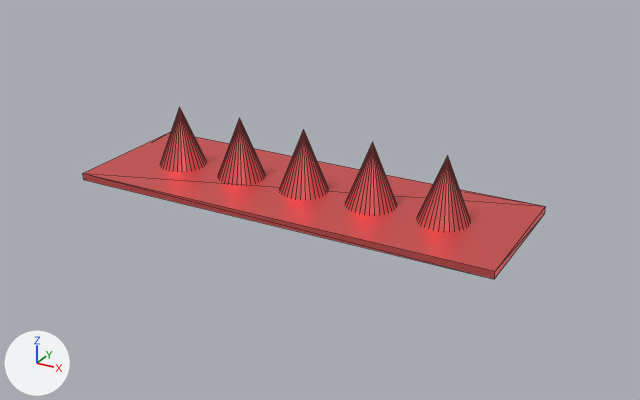
Before and after pictures for a commit that changed the glTF model godot_demo/2/models/spike_trap.glb.
One viewpoint serves both versions: a 50 mm camera at (5.48, -9.53, 4.76) aimed at (0.29, -0.09, 0.04). Arrows for +X, +Y and +Z are at lower left; the lights stay in place. The older version comes first. Mesh edges are drawn as thin lines. Where no turn or scale is listed for an object, it has been applied to the vertices. Vertices at exactly the same position are counted once.
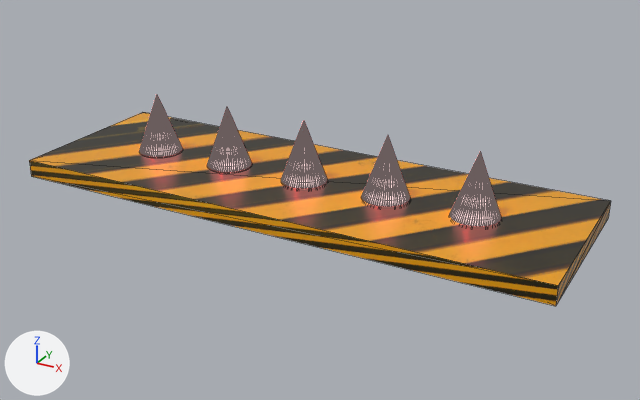
Pixel boxes [x1, y1, x2, y2] of what changed, in the pictures (640 x 400 px):
'_MeshInstance3D_28', added (orange)
    after: [29, 112, 611, 306]
'Cube', deleted (red)
    before: [83, 132, 546, 279]
'Cone.004', deleted (red)
    before: [417, 156, 471, 231]
'Cone.002', reshaped, moved (6% narrower)
    before: [280, 130, 329, 199]
    after: [281, 120, 327, 189]
'_MeshInstance3D_33', added
    after: [450, 152, 501, 226]
'Cone.003', deleted (red)
    before: [346, 143, 397, 214]
'_MeshInstance3D_32', added
    after: [362, 135, 410, 207]
'Cone.001', deleted (red)
    before: [218, 118, 265, 185]
'Cone', deleted (red)
    before: [161, 108, 207, 172]
'_MeshInstance3D_30', added
    after: [207, 108, 251, 172]
'_MeshInstance3D_29', added
    after: [139, 95, 182, 157]

Diff of the bpy script that builds the scene:
```diff
--- a/godot_demo/2/models/spike_trap.glb.py
+++ b/godot_demo/2/models/spike_trap.glb.py
@@ img_albedo @@
+img_albedo = load_image('_albedo', '_unpacked/_albedo', 1376, 768, 'sRGB')
@@ mat_material_1 @@
+mat_material_1 = principled_material('Material_1')
+mat_material_1.base_color = (0.89, 0.0196, 0.0196)  # red #f22626
+mat_material_1.metallic = 0.9
+mat_material_1.roughness = 0.15
+mat_material_1.emission_color = (0.955, 0.349, 0.349)  # pink #fa9f9f
+mat_material_1.emission_strength = 2.0
@@ mat_material_0 @@
+mat_material_0 = bpy.data.materials.new('Material_0')
+# colours: yellow #f2cc19
+# uses the picture img_albedo
@@ me_cone_002 @@
 # used by ob_cone_002; location = (0.0, 0.0, 0.5)
-me_cone_002.from_pydata(...)  # 33 vertices, 62 faces; spans x -0.35..0.35, y -0.35..0.35, z -0.45..0.45
-me_cone_002.materials.append(mat_mat_spiketrap)  # red #f36c6c
+me_cone_002.from_pydata(...)  # 322 vertices, 640 faces; spans x -0.35..0.35, y -0.35..0.35, z -0.475..0.475
+# me_cone_002 part 1: 33 vertices removed from x -0.35..0.35, y -0.35..0.35, z -0.45..0.45; 322 vertices added at x -0.35..0.35, y -0.35..0.35, z -0.475..0.475
+me_cone_002.materials.append(mat_material_1)  # red #f22626, glowing pink #fa9f9f
@@ me_mesh_5 @@
+me_mesh_5.from_pydata(...)  # 322 vertices, 640 faces; spans x -0.35..0.35, y -0.35..0.35, z -0.475..0.475
+me_mesh_5.materials.append(mat_material_1)  # red #f22626, glowing pink #fa9f9f
@@ me_mesh_0 @@
+me_mesh_0.from_pydata(...)  # a box spanning x -3.75..3.75, y -1.25..1.25, z -0.12..0.12
+me_mesh_0.materials.append(mat_material_0)
@@ ob_cube @@
-ob_cube = bpy.data.objects.new('Cube', me_cube_003)
-ob_cube.location = (0.0, 0.0, 0.05)
@@ ob_cone @@
-ob_cone = bpy.data.objects.new('Cone', me_cone)
-ob_cone.location = (-2.0, 0.0, 0.5)
@@ ob_cone_001 @@
-ob_cone_001 = bpy.data.objects.new('Cone.001', me_cone_001)
-ob_cone_001.location = (-1.0, 0.0, 0.5)
@@ ob_cone_002 @@
 ob_cone_002 = bpy.data.objects.new('Cone.002', me_cone_002)
-ob_cone_002.location = (0.0, 0.0, 0.5)
+ob_cone_002.location = (0.0, 0.0, 0.6)
@@ ob_cone_003 @@
-ob_cone_003 = bpy.data.objects.new('Cone.003', me_cone_003)
-ob_cone_003.location = (1.0, 0.0, 0.5)
@@ ob_cone_004 @@
-ob_cone_004 = bpy.data.objects.new('Cone.004', me_cone_004)
-ob_cone_004.location = (2.0, 0.0, 0.5)
@@ ob_meshinstance3d_33 @@
+ob_meshinstance3d_33 = bpy.data.objects.new('_MeshInstance3D_33', me_mesh_5)
+ob_meshinstance3d_33.location = (2.4, 0.0, 0.6)
@@ ob_meshinstance3d_32 @@
+ob_meshinstance3d_32 = bpy.data.objects.new('_MeshInstance3D_32', me_mesh_5.copy())
+ob_meshinstance3d_32.location = (1.2, 0.0, 0.6)
@@ ob_meshinstance3d_30 @@
+ob_meshinstance3d_30 = bpy.data.objects.new('_MeshInstance3D_30', me_mesh_5.copy())
+ob_meshinstance3d_30.location = (-1.2, 0.0, 0.6)
@@ ob_meshinstance3d_29 @@
+ob_meshinstance3d_29 = bpy.data.objects.new('_MeshInstance3D_29', me_mesh_5.copy())
+ob_meshinstance3d_29.location = (-2.4, 0.0, 0.6)
@@ ob_meshinstance3d_28 @@
+ob_meshinstance3d_28 = bpy.data.objects.new('_MeshInstance3D_28', me_mesh_0)
+ob_meshinstance3d_28.location = (0.0, 0.0, 0.12)
```
